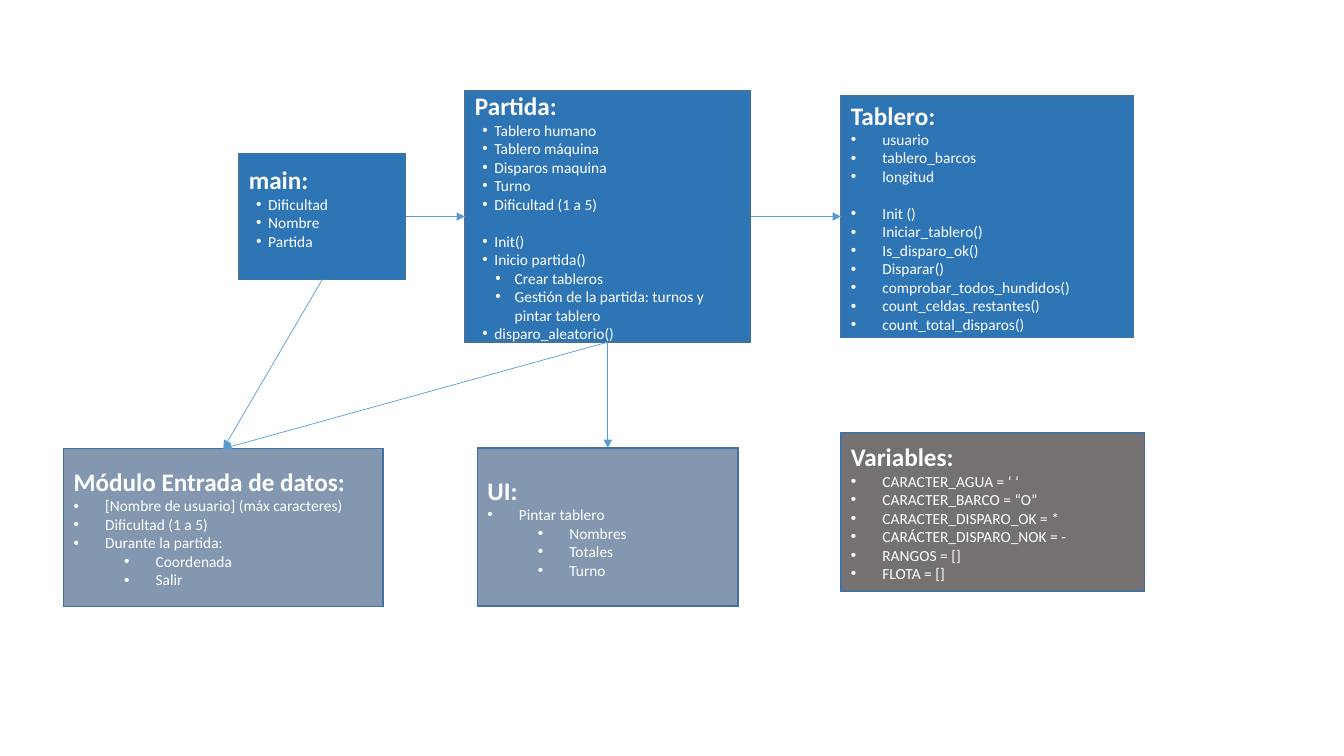
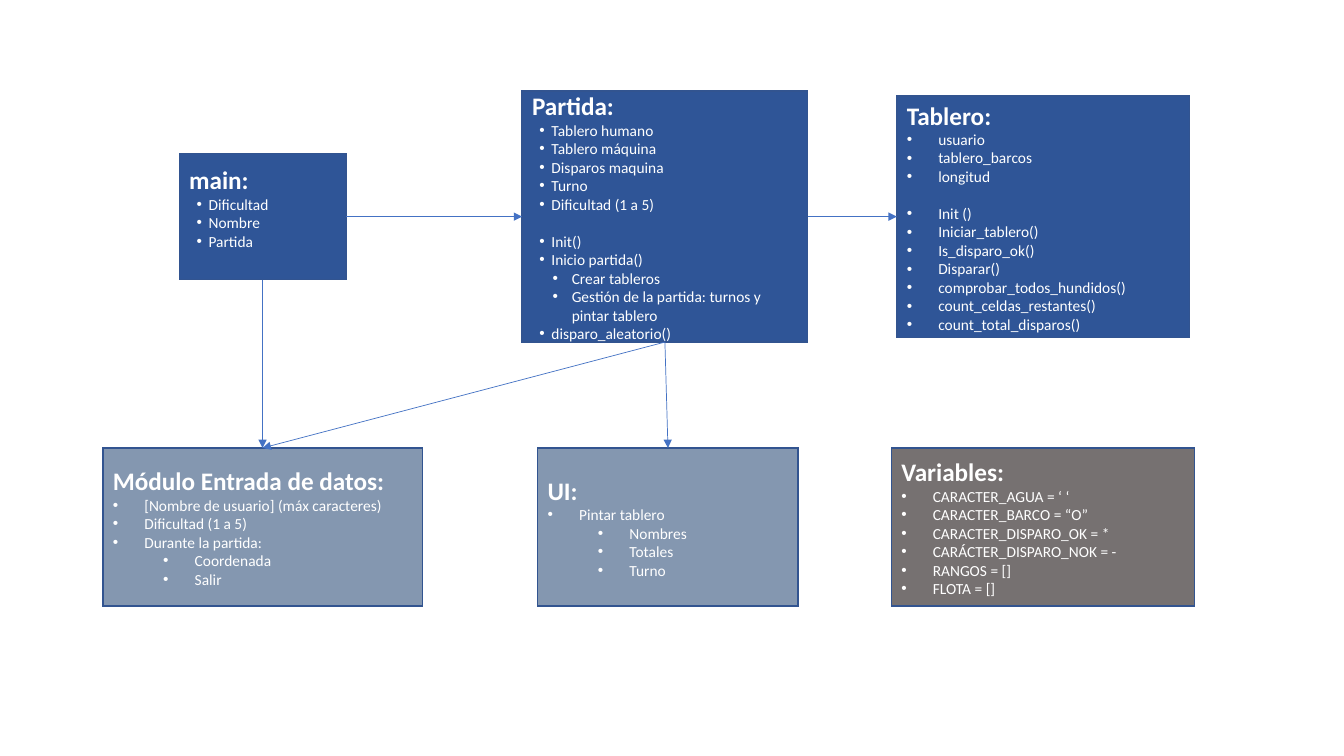
Before and after one commit to mPuchadesdo/Team-Challenge---Team-Victory, a slide deck: slide 1 of Documentacion/JBC/HUNDIR LA FLOTA - ANÁLIISIS.pptx. Drawn at 1344x756 pixels with LibreOffice and Linux fonts; fonts in the diff are those of the drawing. Boxes give left, top, right and bottom in pixels: in the first picture for what was removed or moved away, otherwise in the second. Text is boxed around its words. In the diff, an @@ line names an element or a change of style, - is before the commit and + after.

```diff
--- a/Documentacion/JBC/HUNDIR LA FLOTA - ANÁLIISIS.pptx
+++ b/Documentacion/JBC/HUNDIR LA FLOTA - ANÁLIISIS.pptx
@@ fill #2E75B6 to #2F5597; outline #43739E 1 pt to #325491 1 pt in 3 elements at (897, 96, 1190, 337), (522, 91, 808, 342), (179, 153, 346, 279) @@
@@ rectangle "main:": place and size @@
-rectangle "main:" at (239, 153, 405, 279)
+rectangle "main:" at (179, 153, 346, 279)
@@ arrow moved from (405, 217) - (465, 217) to (346, 217) - (522, 217) @@
@@ arrow (346, 217) - (522, 217): stroke #5B9BD5 0.5 pt to #4472C4 0.5 pt @@
@@ arrow (808, 217) - (897, 217): stroke #5B9BD5 0.5 pt to #4472C4 0.5 pt @@
@@ arrow moved from (323, 279) - (224, 449) to (262, 279) - (262, 448) @@
@@ arrow (262, 279) - (262, 448): stroke #5B9BD5 0.5 pt to #4472C4 0.5 pt @@
@@ arrow moved from (608, 342) - (224, 449) to (665, 342) - (262, 448) @@
@@ arrow (665, 342) - (262, 448): stroke #5B9BD5 0.5 pt to #4472C4 0.5 pt @@
@@ 2 rectangles, 2 arrows: place and size @@
-2 rectangles, 2 arrows at (465, 91, 1133, 448)
+2 rectangles, 2 arrows at (522, 91, 1190, 448)
@@ arrow (665, 342) - (668, 448): stroke #5B9BD5 0.5 pt to #4472C4 0.5 pt @@
@@ rectangle "Módulo Entrada de datos:": place and size @@
-rectangle "Módulo Entrada de datos:" at (64, 449, 383, 607)
+rectangle "Módulo Entrada de datos:" at (103, 448, 422, 606)
@@ rectangle "UI:": place and size @@
-rectangle "UI:" at (478, 448, 739, 606)
+rectangle "UI:" at (537, 448, 799, 606)
@@ outline #43739E 1 pt to #325491 1 pt in 3 elements at (103, 448, 422, 606), (537, 448, 799, 606), (891, 448, 1195, 606) @@
@@ rectangle "Variables:": place and size @@
-rectangle "Variables:" at (841, 434, 1144, 592)
+rectangle "Variables:" at (891, 448, 1195, 606)
```
Also in this commit, not shown: 6 other slides changed, 1 other file.
